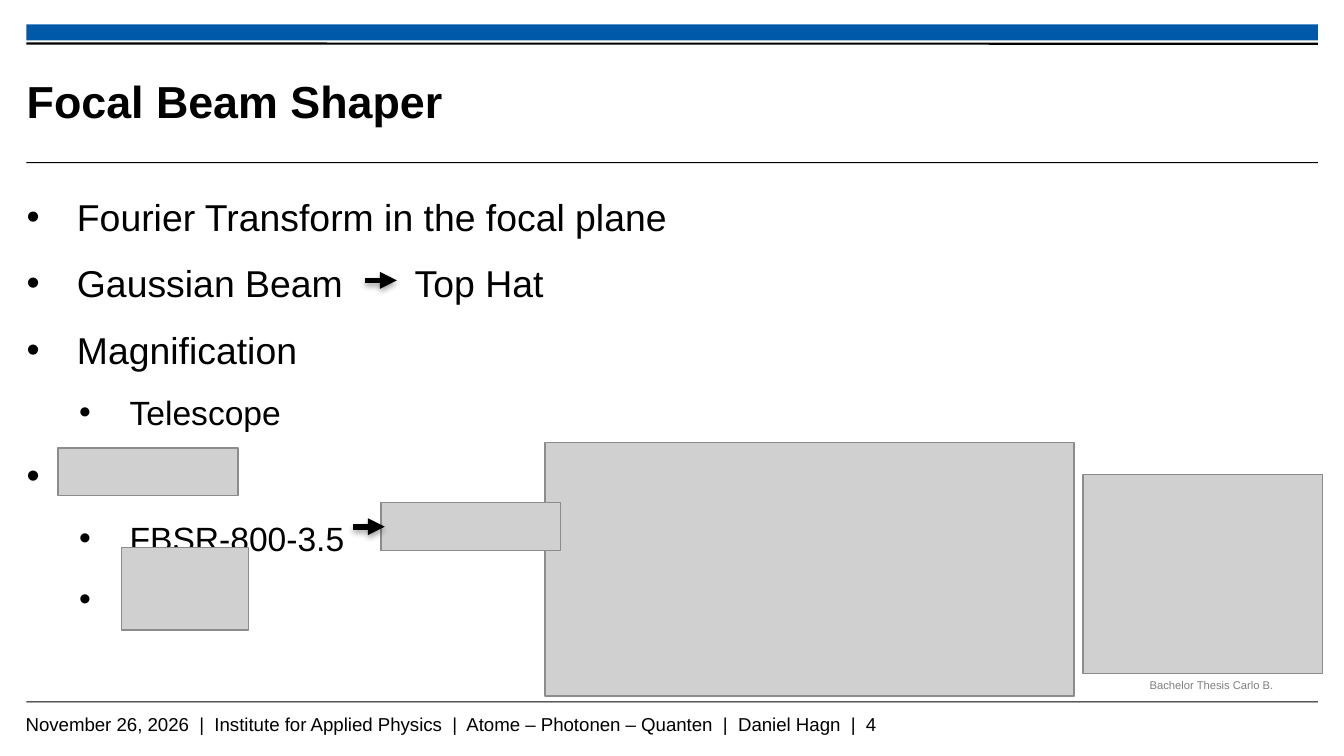
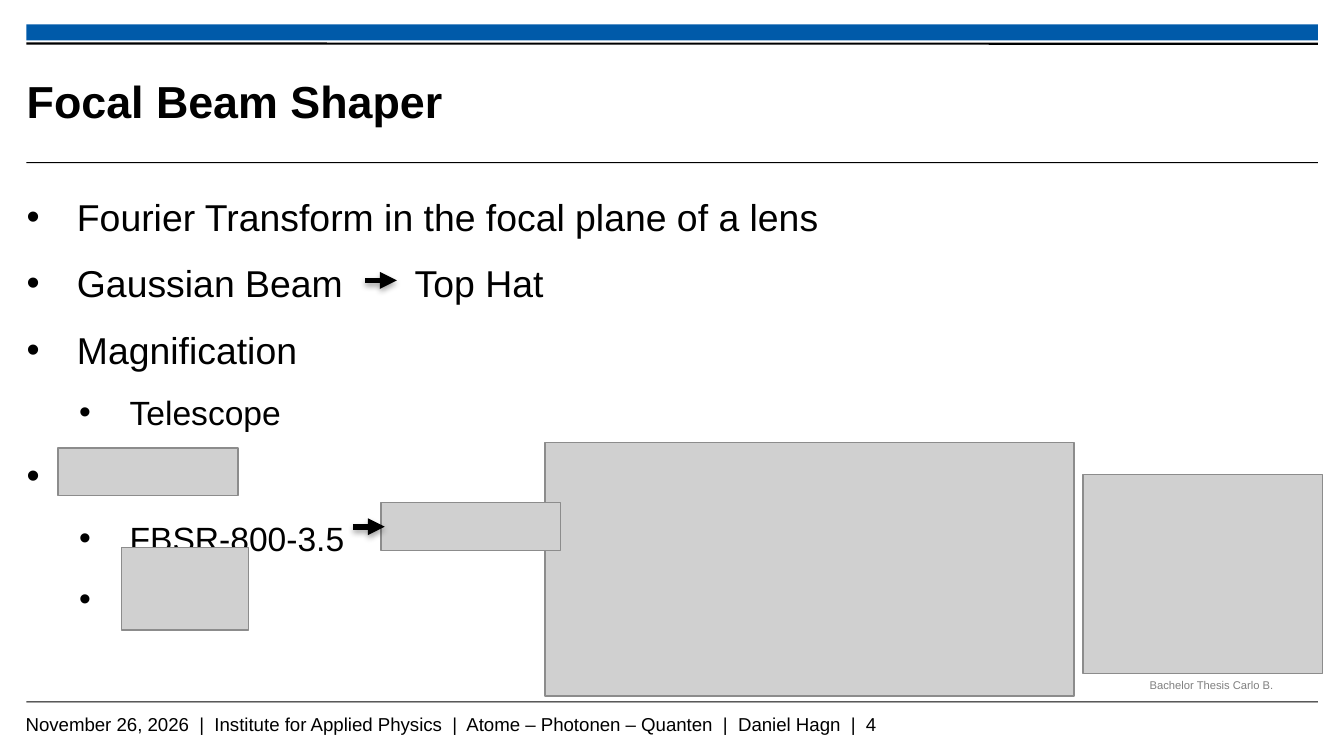
Before and after one commit to Daniel-Hagn-physik/Masterthesis_Backup, a slide deck: slide 4 of Hagn_Daniel_Mastervortrag.pptx. Drawn at 1344x756 pixels with LibreOffice and Linux fonts; fonts in the diff are those of the drawing; grey boxes stand for pictures; background and template pictures are left out. Boxes give left, top, right and bottom in pixels: in the first picture for what was removed or moved away, otherwise in the second. Text is boxed around its words. In the diff, an @@ line names an element or a change of style, - is before the commit and + after.

```diff
--- a/Hagn_Daniel_Mastervortrag.pptx
+++ b/Hagn_Daniel_Mastervortrag.pptx
@@ text at (x1=77, y1=204, x2=819, y2=239): text changed @@
-• Fourier Transform in the focal plane
+• Fourier Transform in the focal plane of a lens
```
Also in this commit, not shown: 5 other slides changed, 1 slide removed.
